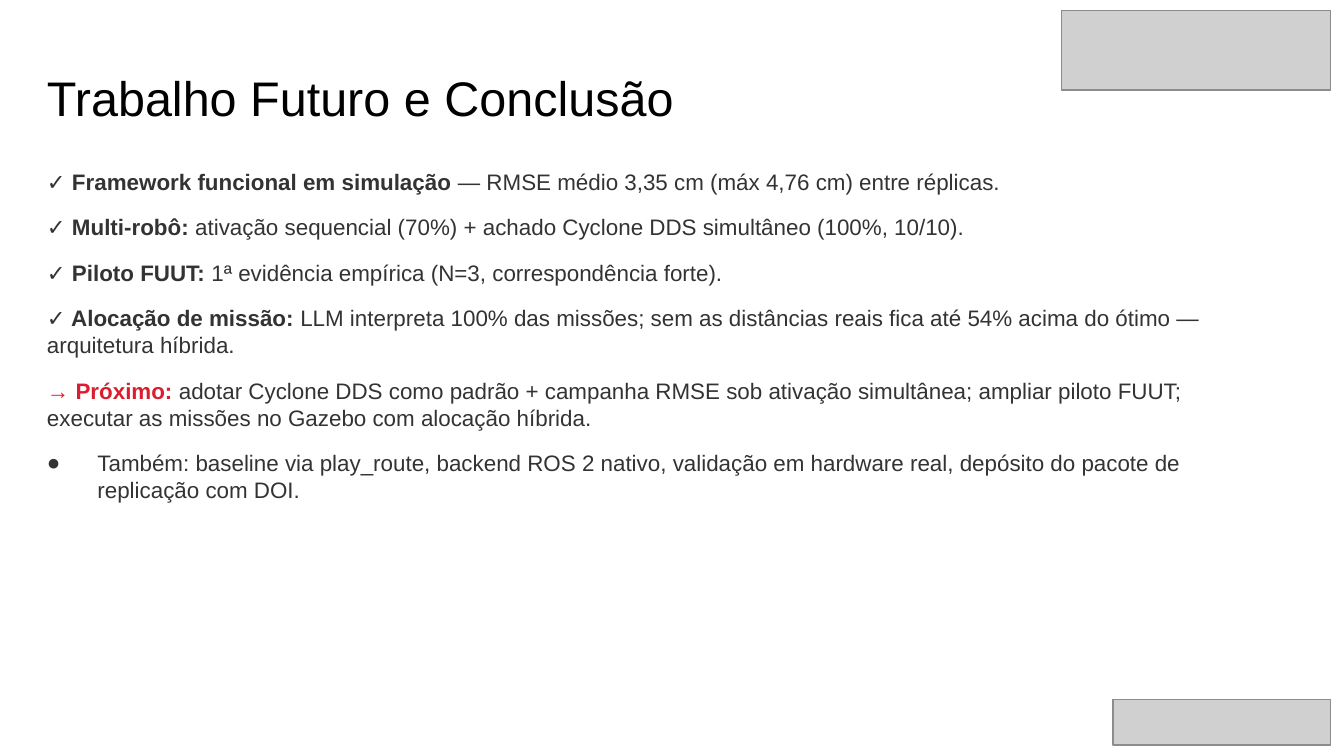
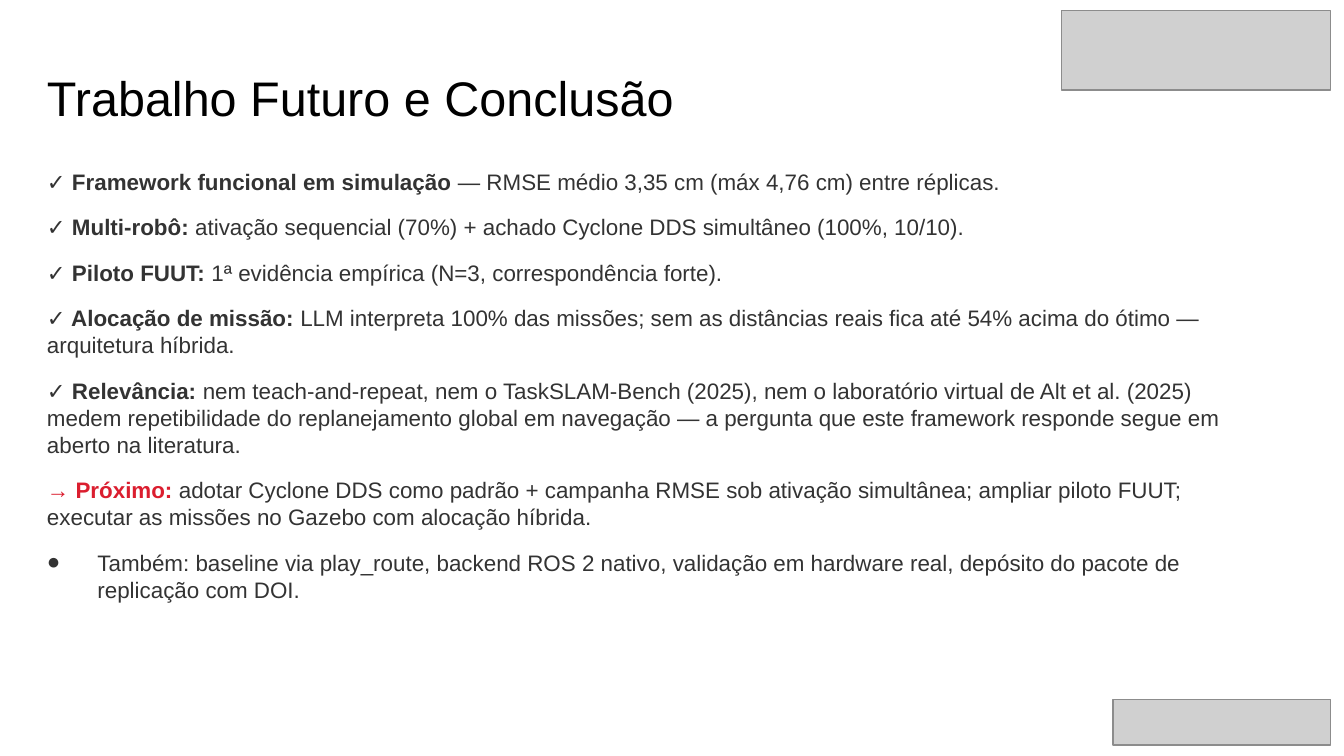
Before and after one commit to eduardowanderleyde/fleet-ui, a slide deck: slide 18 of disserta-apresenta/apresentacao_defesa.pptx (slide 19 before the commit). Drawn at 1344x756 pixels with LibreOffice and Linux fonts; fonts in the diff are those of the drawing; grey boxes stand for pictures. Boxes give left, top, right and bottom in pixels: in the first picture for what was removed or moved away, otherwise in the second. Text is boxed around its words. In the diff, an @@ line names an element or a change of style, - is before the commit and + after.

```diff
--- a/disserta-apresenta/apresentacao_defesa.pptx
+++ b/disserta-apresenta/apresentacao_defesa.pptx
@@ text at (47,382,1219,453): paragraph added @@
+● ✓ Relevância: nem teach-and-repeat, nem o TaskSLAM-Bench (2025), nem o laboratório virtual de Alt et al. (2025) medem repetibilidade do replanejamento global em navegação — a pergunta que este framework responde segue em aberto na literatura.
```
Also in this commit, not shown: 1 slide removed, 1 other file.
